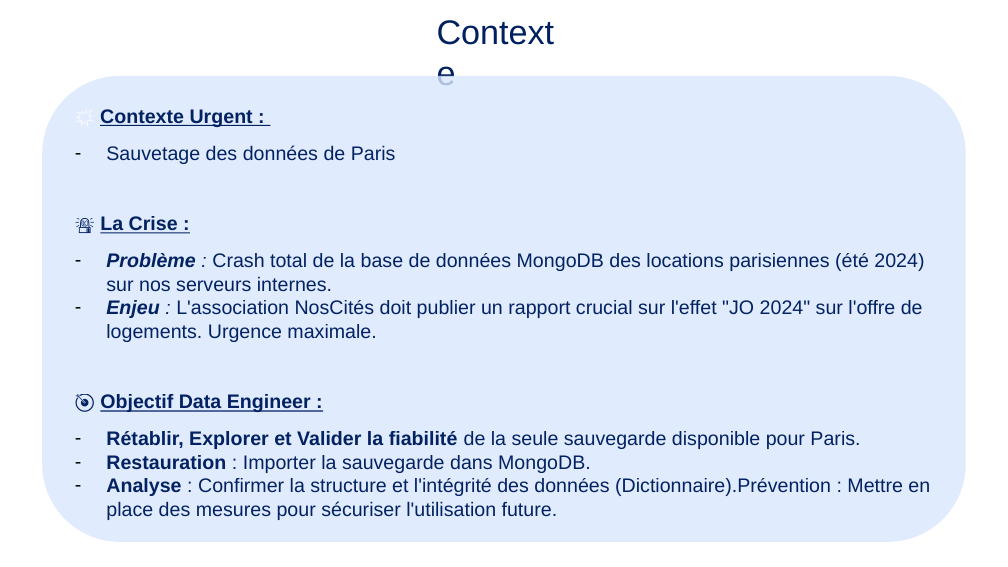
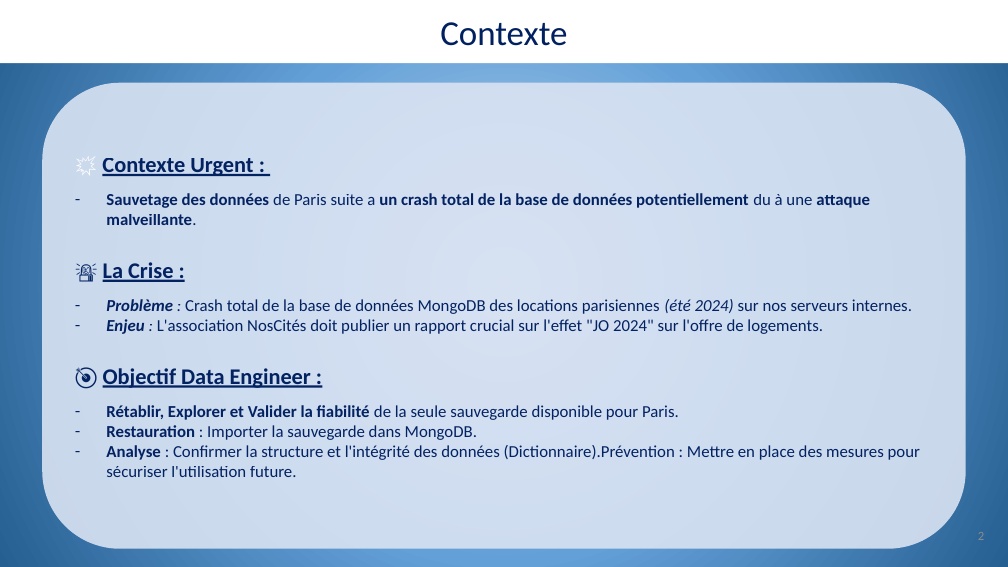
Before and after one commit to merais/formation, a slide deck: slide 2 of P7_Concevez_et_analysez_une_base_de_donnees_nosql_aymeric_bailleul/_projets/ABAI_P7_01_presentation_20251104.pptx. Drawn at 1008x567 pixels with LibreOffice and Linux fonts; fonts in the diff are those of the drawing. Boxes give left, top, right and bottom in pixels: in the first picture for what was removed or moved away, otherwise in the second. Text is boxed around its words. In the diff, an @@ line names an element or a change of style, - is before the commit and + after.

```diff
--- a/P7_Concevez_et_analysez_une_base_de_donnees_nosql_aymeric_bailleul/_projets/ABAI_P7_01_presentation_20251104.pptx
+++ b/P7_Concevez_et_analysez_une_base_de_donnees_nosql_aymeric_bailleul/_projets/ABAI_P7_01_presentation_20251104.pptx
@@ background #FFFFFF to gradient #BDD7EE to #63A0D7 to #255E91 @@
@@ rectangle "Contexte": place and size @@
-rectangle "Contexte" at (100,109,184,126)
+rectangle "Contexte" at (0,0,1008,64)
@@ rectangle "Contexte" at (0,0,1008,64): size 24.4 to 25 pt, font Arial to Calibri; alignment left to centre; vertical alignment top to middle; fill none to #FFFFFF @@
@@ rounded rectangle "💥 Contexte Urgent :": place and size @@
-rounded rectangle "💥 Contexte Urgent :" at (42,76,966,541)
+rounded rectangle "💥 Contexte Urgent :" at (42,83,966,548)
@@ rounded rectangle "💥 Contexte Urgent :" at (42,83,966,548): vertical alignment top to middle; fill #D9E7FD at 80% opacity to #DAE3F3 at 90% opacity @@
@@ text in rounded rectangle at (102,158,920,477): size 14 to 16 pt in "💥 Contexte Urgent :", "🚨 La Crise :", "🎯 Objectif Data Engineer :"; font Arial to Calibri in "💥 Contexte Urgent :", "🚨 La Crise :", "Problème : Crash total de la base ...", "🎯 Objectif Data Engineer :" and 3 more places; size 14 to 12 pt in "Problème : Crash total de la base ...", "Rétablir, Explorer et Valider la fiabilité de ...", "Restauration : Importer la sauvegarde dans MongoDB.", "Analyse : Confirmer la structure et l'intégrité ..."; italic on in "(été 2024)" @@
@@ text in rounded rectangle at (106,193,870,225): text changed; size 14 to 12 pt; font Arial to Calibri; bold on @@
-– Sauvetage des données de Paris
+– Sauvetage des données de Paris suite a un crash total de la base de données potentiellement du à une attaque malveillante.
@@ text in rounded rectangle at (106,319,823,334): text changed; size 14 to 12 pt; font Arial to Calibri @@
-– Enjeu : L'association NosCités doit publier un rapport crucial sur l'effet "JO 2024" sur l'offre de logements. Urgence maximale.
+– Enjeu : L'association NosCités doit publier un rapport crucial sur l'effet "JO 2024" sur l'offre de logements.
@@ page number added at (978,532,984,540), 9 pt, text #8C8C8C @@
+2
```
Also in this commit, not shown: 13 other slides changed, 5 slides added, 1 slide removed, 2 other files.
